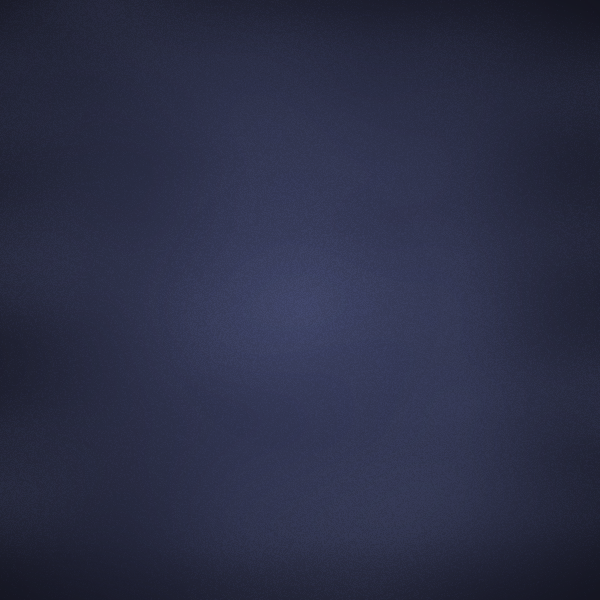
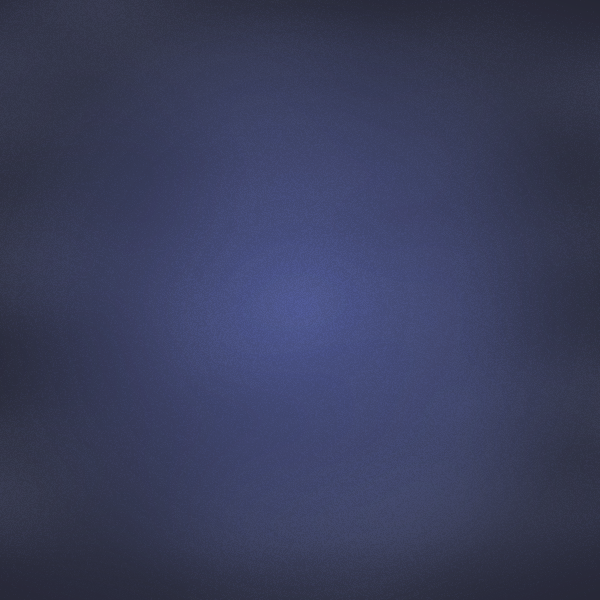
Revision of a layered (600, 600) image; what changed, layer by layer:
painted on "Layer" over [0, 0, 600, 600]
"Background": opacity 37% → 50%, blend overlay → color dodge over [0, 0, 600, 600]
"Background copy": opacity 99% → 90% over [0, 0, 600, 600]
